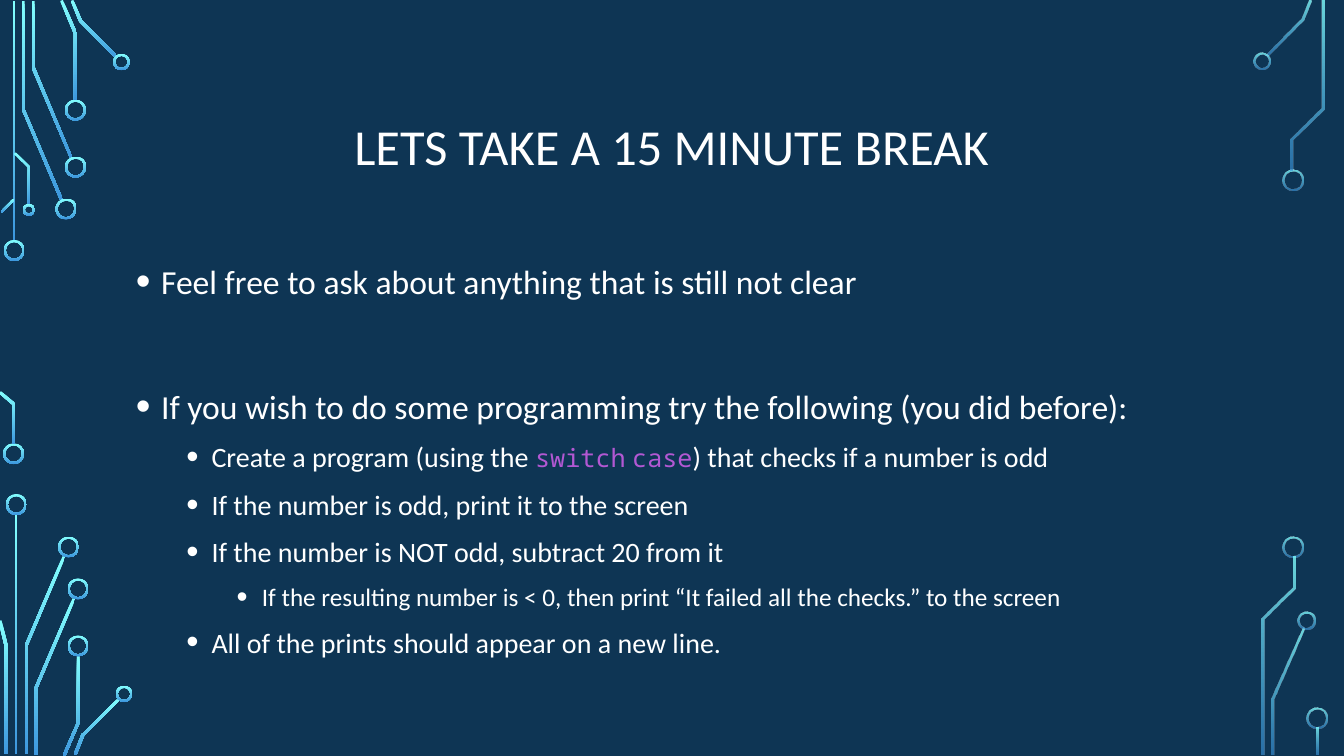
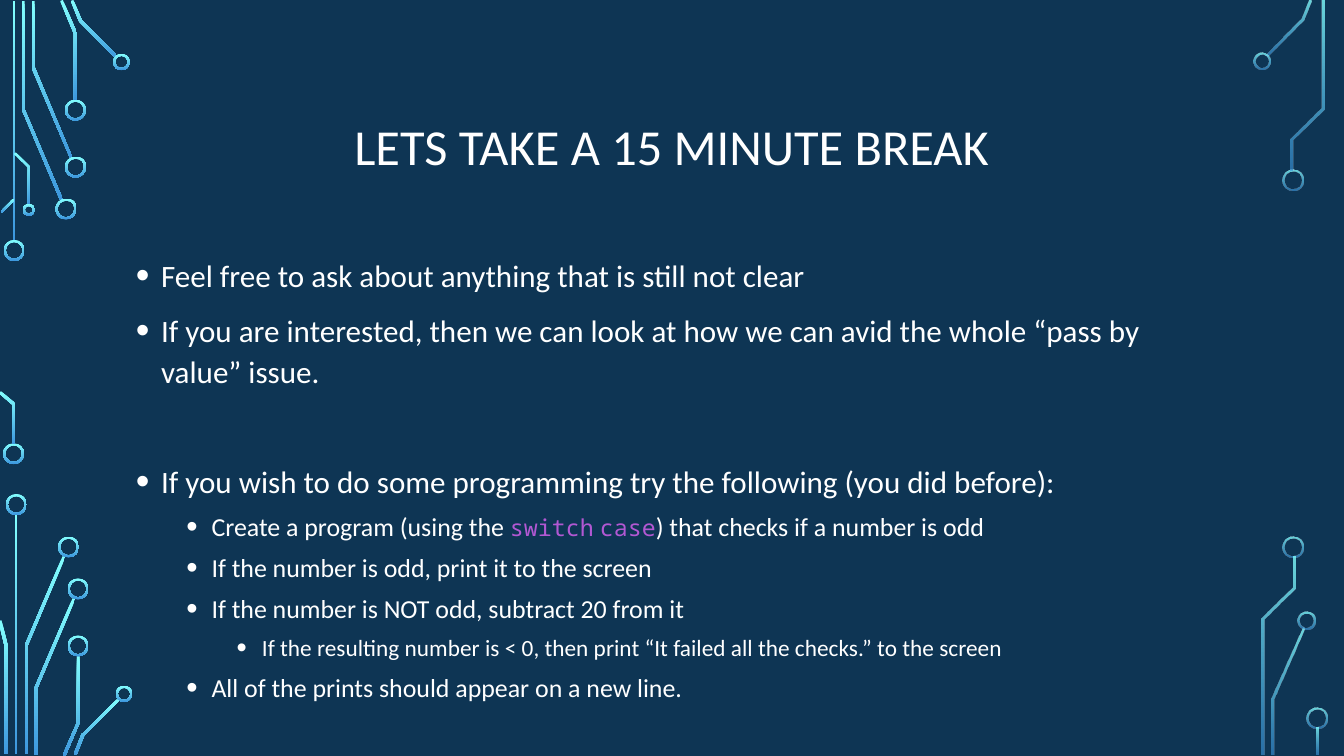
Before and after one commit to psypdt/ZIS_C-_Summer_Course_2019, a slide deck: slide 35 of Day_2/Day_2.pptx (slide 34 before the commit). Drawn at 1344x756 pixels with LibreOffice and Linux fonts; fonts in the diff are those of the drawing; background and template pictures are left out. Boxes give left, top, right and bottom in pixels: in the first picture for what was removed or moved away, otherwise in the second. Text is boxed around its words. In the diff, an @@ line names an element or a change of style, - is before the commit and + after.

```diff
--- a/Day_2/Day_2.pptx
+++ b/Day_2/Day_2.pptx
@@ text at bbox=[161, 265, 1054, 702]: size 24 to 22.2 pt in "Feel free to ask about anything that ...", "If you wish to do some programming ..."; size 20 to 18.5 pt in "Create a program (using the case) that ...", "If the number is odd, print it ...", "If the number is NOT odd, subtract ...", "All of the prints should appear on ..."; size 18 to 16.6 pt in "switch case)", "If the resulting number is < 0, ..."; line spacing 1.2 to 1.1 @@
@@ text at bbox=[161, 319, 1139, 384]: paragraph added @@
+• If you are interested, then we can look at how we can avid the whole “pass by value” issue.
```
Also in this commit, not shown: 13 other slides changed, 1 slide added.
